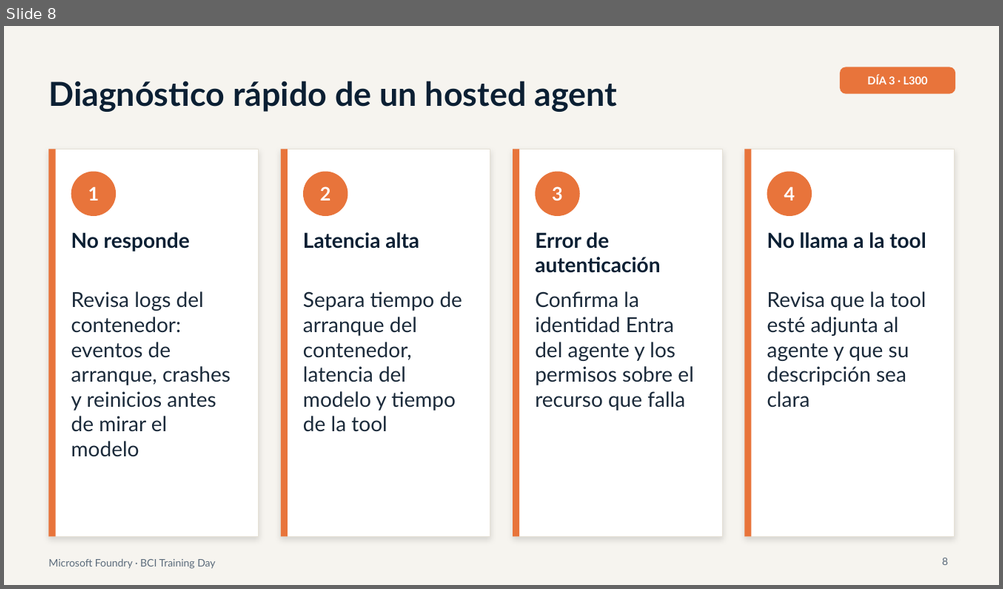
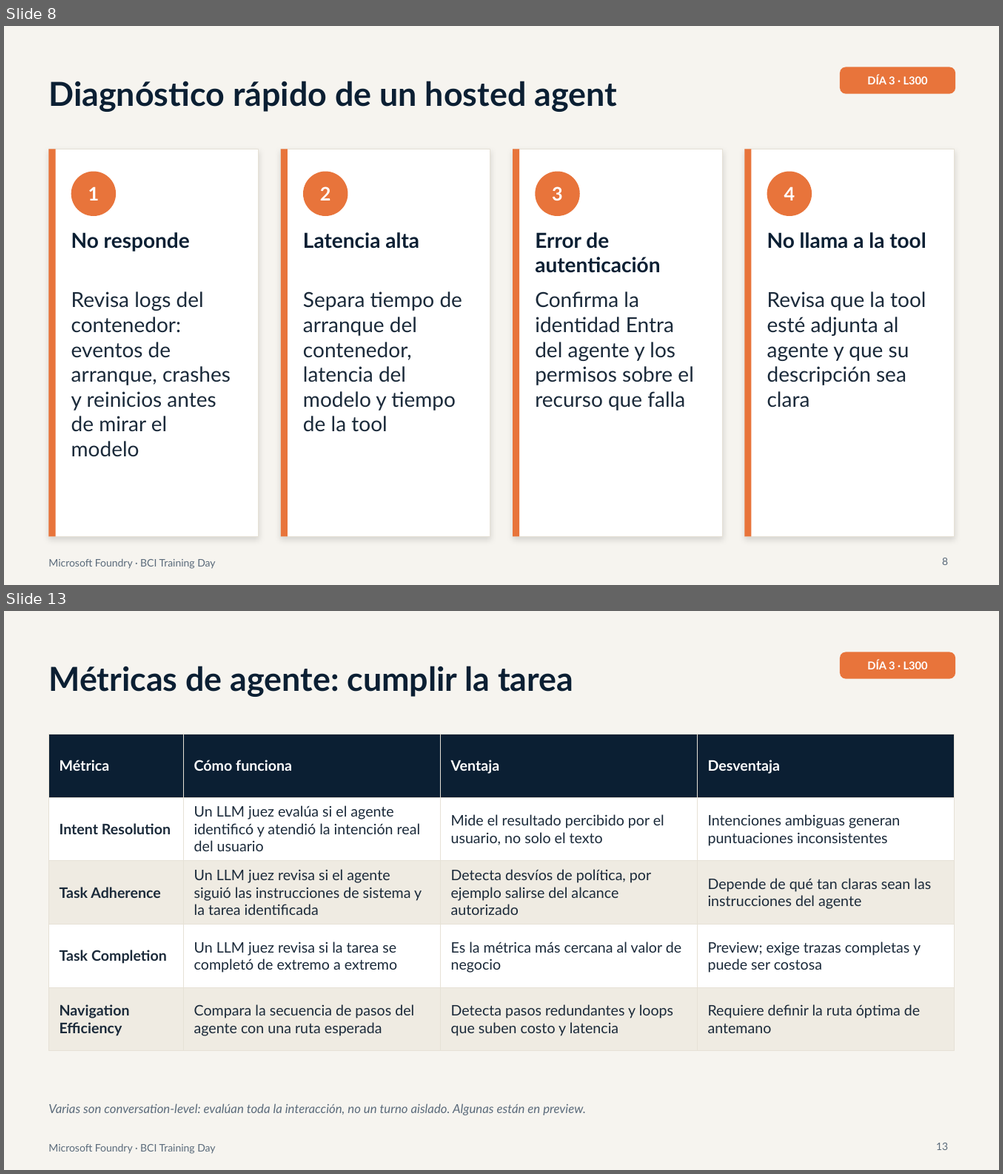
Before and after one commit to valegrajales/bci_workshop, a slide deck: presentaciones/BCI_Foundry_Dia3_L300_Produccion_Gobierno.pptx. Shown one above the other, each under a label of ours: slide 8 before the commit, slides 8 and 13 after it; the slides between them are not shown. The pictures are 1003x589 and 1003x1174 pixels, drawn with LibreOffice and Linux fonts; fonts in the diff are those of the drawing. Boxes give left, top, right and bottom in pixels: in the first picture for what was removed or moved away, otherwise in the second. Text is boxed around its words. In the diff, an @@ line names an element or a change of style, - is before the commit and + after.

```diff
--- a/presentaciones/BCI_Foundry_Dia3_L300_Produccion_Gobierno.pptx
+++ b/presentaciones/BCI_Foundry_Dia3_L300_Produccion_Gobierno.pptx
@@ slide 13 added at <box>4,611,999,1170</box>, background #F6F4EF @@
@@ rounded rectangle added at <box>839,652,956,679</box>, fill #E8743B @@
@@ text added at <box>48,666,573,697</box>, 32 pt, text #0B1F33, bold @@
+Métricas de agente: cumplir la tarea
@@ text added at <box>867,660,928,669</box>, 10.5 pt, text #FFFFFF, bold @@
+DÍA 3 · L300
@@ table added at <box>48,734,954,1051</box>, 5 rows, 4 columns @@
+Métrica | Cómo funciona | Ventaja | Desventaja
+Intent Resolution | Un LLM juez evalúa si el agente identificó y atendió la intención real del usuario | Mide el resultado percibido por el usuario, no solo el texto | Intenciones ambiguas generan puntuaciones inconsistentes
+Task Adherence | Un LLM juez revisa si el agente siguió las instrucciones de sistema y la tarea identificada | Detecta desvíos de política, por ejemplo salirse del alcance autorizado | Depende de qué tan claras sean las instrucciones del agente
+Task Completion | Un LLM juez revisa si la tarea se completó de extremo a extremo | Es la métrica más cercana al valor de negocio | Preview; exige trazas completas y puede ser costosa
+Navigation Efficiency | Compara la secuencia de pasos del agente con una ruta esperada | Detecta pasos redundantes y loops que suben costo y latencia | Requiere definir la ruta óptima de antemano
@@ text added at <box>48,1104,586,1116</box>, 12 pt, text #5B6B7B, italic @@
+Varias son conversation-level: evalúan toda la interacción, no un turno aislado. Algunas están en preview.
@@ page number added at <box>936,1143,948,1150</box>, 10 pt, text #5B6B7B @@
+13
@@ text added at <box>48,1144,215,1154</box>, 10 pt, text #5B6B7B @@
+Microsoft Foundry · BCI Training Day
```
Also in this commit, not shown: 2 slides changed, 7 other slides added, 2 other files.
